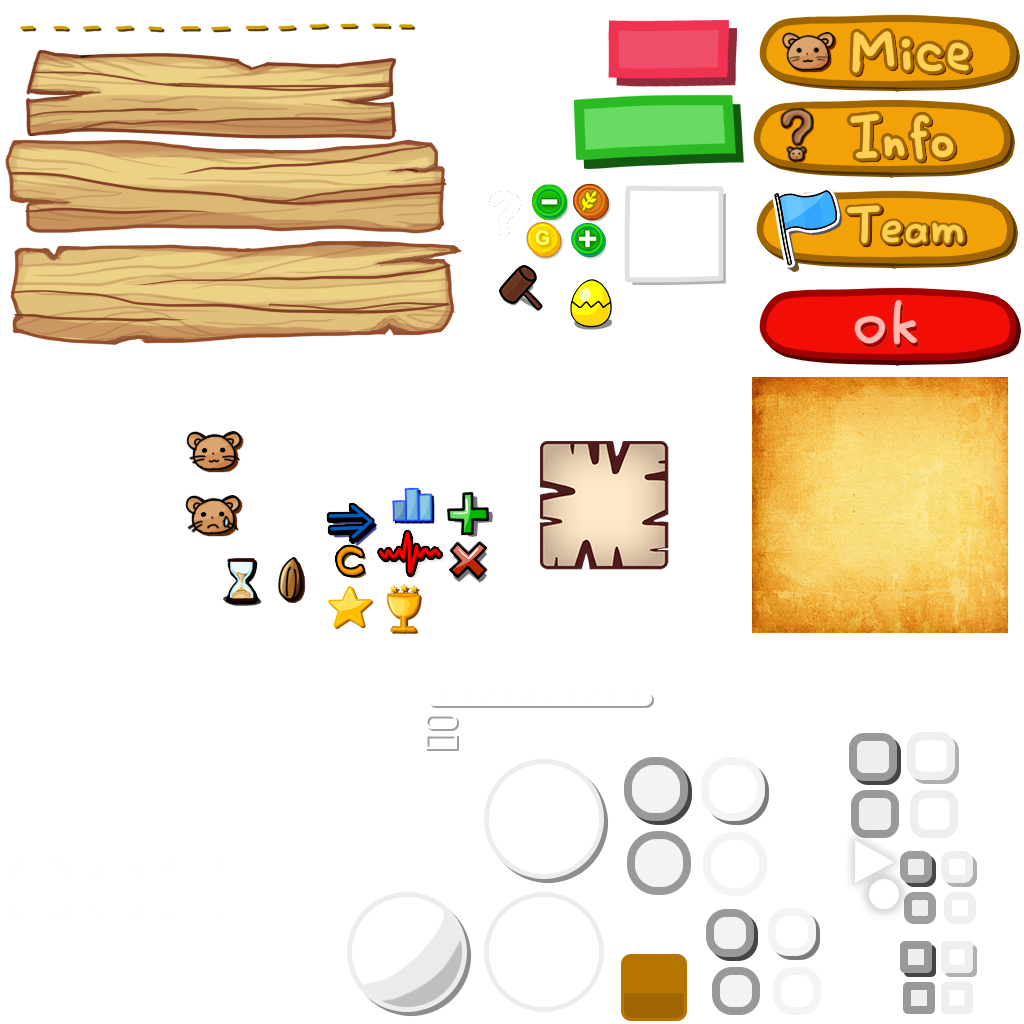
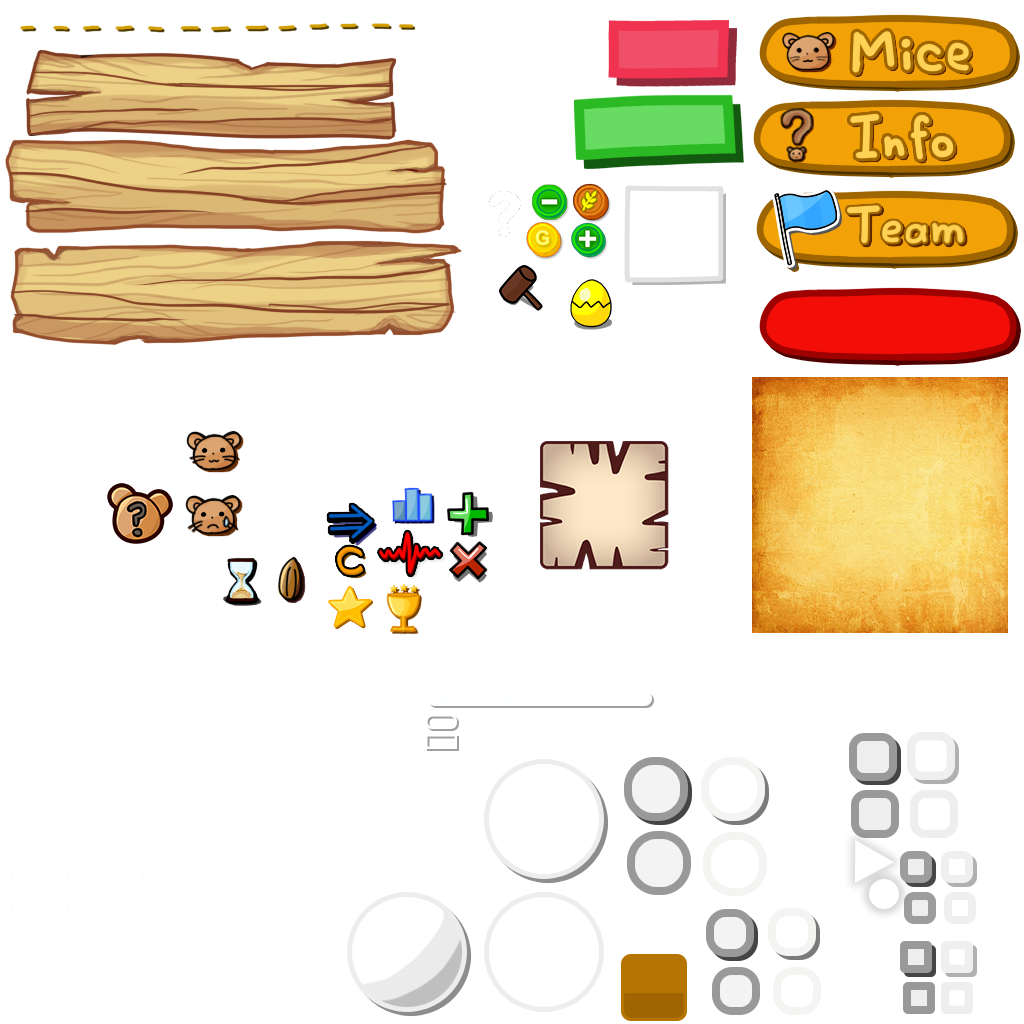
Layered file, before and after one edit (w=1024, h=1024). Changes by layer:
added layer "Question.png" in group "Image" over (x1=109, y1=485, x2=171, y2=542)
hid "Text(3)" over (x1=854, y1=299, x2=918, y2=352)
hid "Text(3)(2)" over (x1=856, y1=303, x2=920, y2=356)
